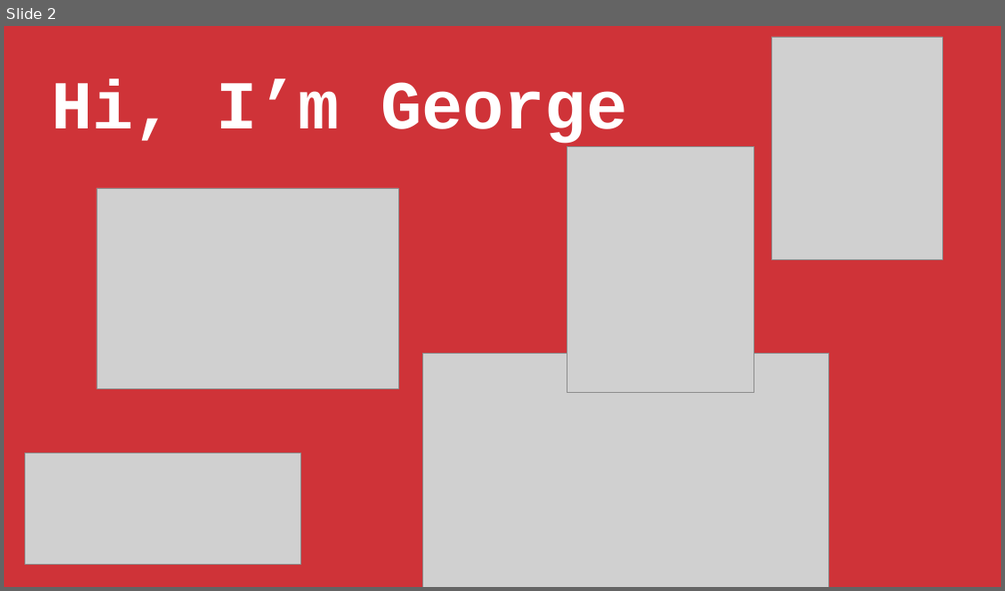
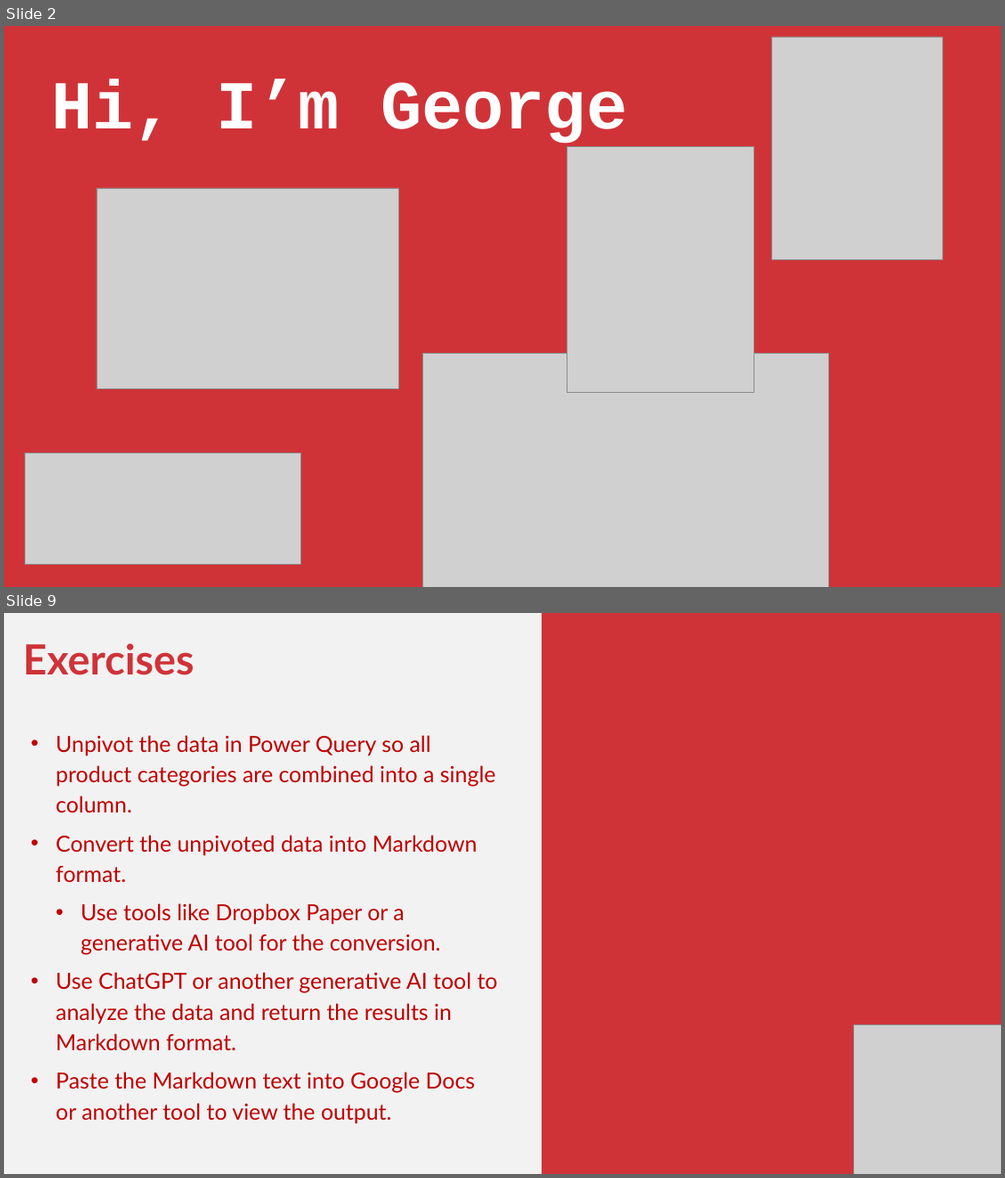
Before and after one commit to stringfestdata/gen-ai-for-excel-masterclass, a slide deck: gen-ai-for-excel-masterclass.pptx. Shown one above the other, each under a label of ours: slide 2 before the commit, slides 2 and 9 after it; the slides between them are not shown. The pictures are 1005x591 and 1005x1178 pixels, drawn with LibreOffice and Linux fonts; fonts in the diff are those of the drawing; grey boxes stand for pictures. Boxes give left, top, right and bottom in pixels: in the first picture for what was removed or moved away, otherwise in the second. Text is boxed around its words. In the diff, an @@ line names an element or a change of style, - is before the commit and + after.

```diff
--- a/gen-ai-for-excel-masterclass.pptx
+++ b/gen-ai-for-excel-masterclass.pptx
@@ slide 9 added at (4, 613, 1001, 1174), background #F2F2F2 @@
@@ rectangle added at (542, 613, 1001, 1174), fill #CF3338 @@
@@ text added at (23, 643, 498, 1124), 32 pt, text #C00000 @@
+Exercises
+• Unpivot the data in Power Query so all product categories are combined into a single column.
+• Convert the unpivoted data into Markdown format.
+  • Use tools like Dropbox Paper or a generative AI tool for the conversion.
+• Use ChatGPT or another generative AI tool to analyze the data and return the results in Markdown format.
+• Paste the Markdown text into Google Docs or another tool to view the output.
@@ picture added at (853, 1024, 1001, 1174) @@
```
Also in this commit, not shown: 7 slides changed, 11 other slides added, 16 slides removed, 14 other files.
